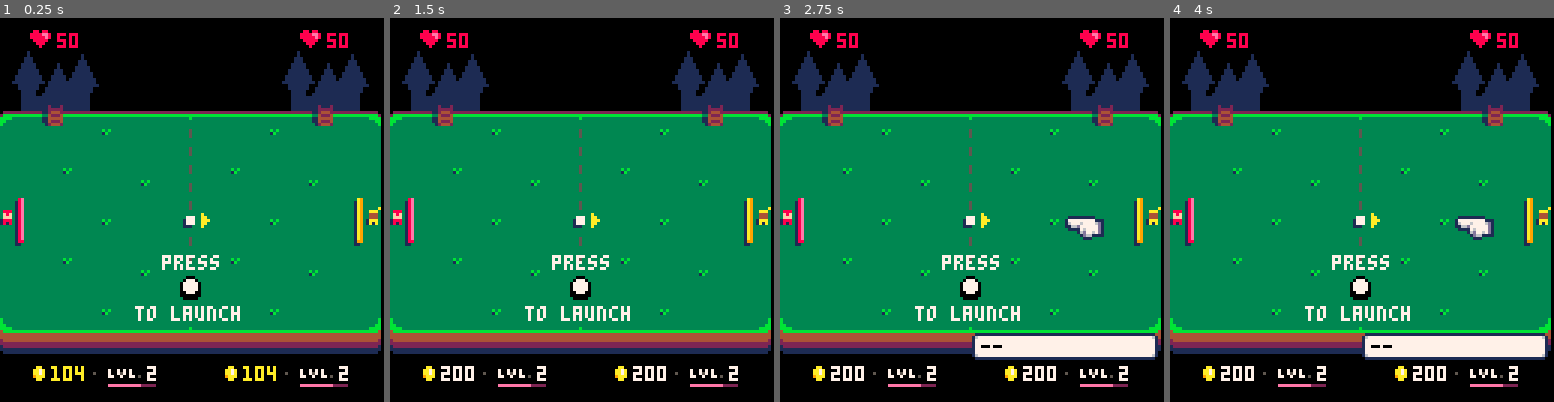
Above: before the commit, frames 1-4 (left to right).
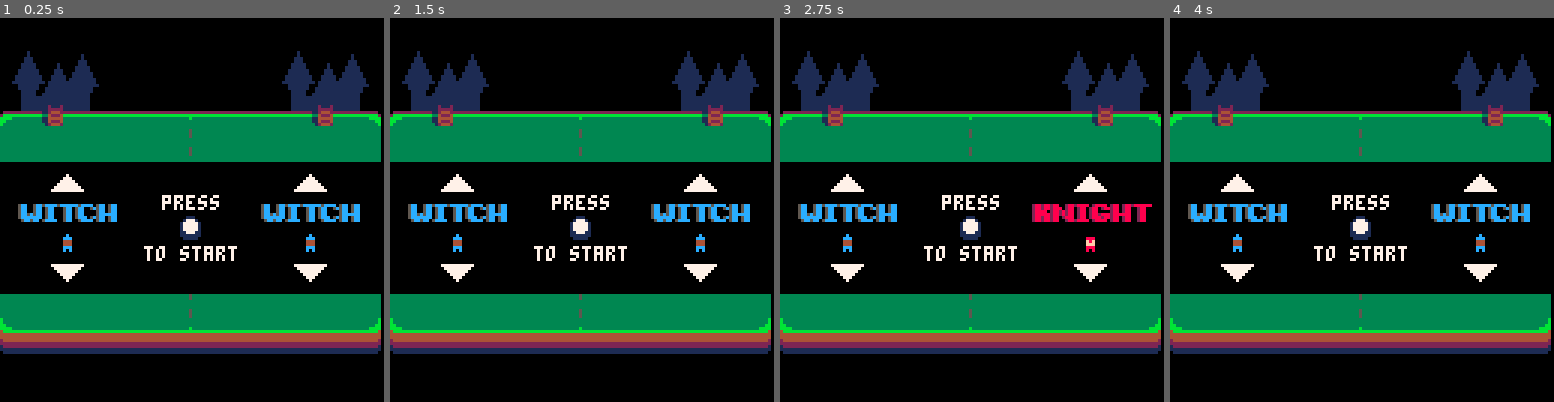
Above: after the commit, the same moments.

Repository: aylanonsense/arpongi
Game: PICO-8 cartridge cart.p8
The game is run twice, just before and just after one commit, with the same random seed, the same clock (stepped at 60 frames per second) and the same inputs.
Inputs:
- Up to frame 1 (0.25 s): no input
- Up to frame 2 (1.5 s): tap X (X key) at 0.33, 1.07 s; tap O (Z key) at 0.7 s
- Up to frame 3 (2.75 s): hold Right 1.6-2.1 s; tap O (Z key) at 1.7, 2.1, 2.5 s; tap X (X key) at 1.85 s; hold Up 2.15-2.42 s; hold Right from 2.47 s (still down)
- Up to frame 4 (4 s): tap O (Z key) at 2.9, 3.3, 3.7 s; tap X (X key) at 2.97 s; release Right at 3.03 s; hold Left 3.08-3.58 s; hold Down 3.63-3.97 s

The runs differ from the first frame. In frame 1, 36% of the frame differs, in the area x 0-100%, y 3-97%; in frame 2, 36%; in frame 3, 40%; in frame 4, 40%.

Commit message:
We gohtsa good ol' characta select scraen for 'em picky toypes

Diff:
--- a/cart.p8
+++ b/cart.p8
@@ -17,6 +18,7 @@
 		building destroyed
 		building triggered
 		building upgraded
+	repair option
 
 
 	menu items are greyed out when unuseable
@@ -115,6 +117,13 @@
 		is_commander=true,
 		is_frozen=false,
 		init=function(self)
+			spawn_entity("spark_explosion",self.x+self.width/2,self.y+self.height/2,{
+				color=self.colors[2],
+				speed=4,
+				num_sparks=30,
+				variation=0.5,
+				frames_to_death=30
+			})
 			self.health=spawn_entity("health_counter",ternary(self.is_facing_left,100,10),4,{
 				commander=self
 			})
@@ -237,7 +246,7 @@
 		end,
 		upgrade=function(self,building)
 			local cost=building.upgrade_options[building.upgrades+1][3]
-			if self.gold.amount>=cost then
+			if ((building.upgrades==0 and self.xp.level>=3) or (building.upgrades==1 and self.xp.level>=6)) and self.gold.amount>=cost then
 				self.gold:add(-cost)
 				building.upgrades+=1
 				building.max_hit_points+=75
@@ -246,7 +255,7 @@
 			end
 		end
 	},
-	wizard={
+	witch={
 		extends="commander",
 		colors={13,12,12,4},
 		sprite=0
@@ -310,7 +319,7 @@
 	},
 	gold_counter={
 		extends="counter",
-		amount=200,
+		amount=800,
 		max_amount=999,
 		min_tick=9,
 		max_tick=16,
@@ -330,18 +339,37 @@
 		end
 	},
 	xp_counter={
-		amount=500,
-		max_amount=1000,
+		amount=0,
+		max_amount=40,
 		extends="counter",
-		min_tick=18,
-		max_tick=32,
+		min_tick=2,
+		max_tick=2,
 		width=16,
 		height=7,
+		level=1,
 		draw=function(self)
 			draw_sprite(24,27,11,3,self.x,self.y+1)
-			print("2",self.x+13.5,self.y+0.5,7)
+			print(self.level,self.x+13.5,self.y+0.5,7)
 			line(self.x+0.5,self.y+6.5,self.x+self.width-0.5,self.y+6.5,2)
-			line(self.x+0.5,self.y+6.5,self.x+0.5+0.7*(self.width-1),self.y+6.5,14)
+			if self.amount>0 then
+				line(self.x+0.5,self.y+6.5,self.x+0.5+(self.displayed_amount/self.max_amount)*(self.width-1),self.y+6.5,14)
+			end
+		end,
+		on_add=function(self,amount)
+			if self.level>=9 then
+				self.amount=0
+				self.displayed_amount=0
+			elseif self.amount>=self.max_amount then
+				self.amount=0
+				self.displayed_amount=0
+				self.max_amount+=10
+				self.level+=1
+				spawn_entity("spark_explosion",self.x+self.width/2,self.y+self.height/2,{
+					color=14,
+					num_sparks=10,
+					speed=3
+				})
+			end
 		end
 	},
 	pop_text={
@@ -539,6 +567,7 @@
 		extends="menu",
 		draw=function(self)
 			if self.is_visible then
+				local commander=self.commander
 				local prev_choice=self.prev_choice
 				local loc=self.menu_items[self.highlighted_index]
 				self:render_pointer(loc.x,loc.y,4)
@@ -546,9 +575,17 @@
 					self:render_text(prev_choice[2],prev_choice[3],prev_choice[4])
 				elseif self.action=="upgrade" then
 					local location=self.menu_items[self.highlighted_index]
-					if location.building and location.building.is_alive then
-						local upgrade=location.building.upgrade_options[1+location.building.upgrades]
-						self:render_text(upgrade[1],upgrade[2],upgrade[3])
+					local building=location.building
+					if building and building.is_alive then
+						if building.upgrades==0 and commander.xp.level<3 then
+							self:render_text("requires lvl 3")
+						elseif building.upgrades==1 and commander.xp.level<6 then
+							self:render_text("requires lvl 6")
+						else
+							-- if building.upgrades==0 and commander.xp.level>2 or building.upgrades==
+							local upgrade=building.upgrade_options[1+building.upgrades]
+							self:render_text(upgrade[1],upgrade[2],upgrade[3])
+						end
 					else
 						self:render_text("--")
 					end
@@ -620,6 +657,7 @@
 						amount=40,
 						type="gold"
 					})
+					other.xp:add(15)
 					spawn_entity("pop_text",self.x+self.width/2,other.y+1,{
 						amount=15,
 						type="xp"
@@ -840,6 +878,86 @@
 				end
 			end
 		end
+	},
+	character_selector={
+		width=40,
+		height=36,
+		render_layer=9,
+		choice=0,
+		update=function(self)
+			if button_presses[self.player_num][2] then
+				self.choice=ternary(self.choice==0,2,self.choice-1)
+			elseif button_presses[self.player_num][3] then
+				self.choice=(self.choice+1)%3
+			end
+		end,
+		draw=function(self)
+			-- self:draw_outline(8)
+			-- draw arrows
+			draw_sprite(117,0,11,6,self.x+14,self.y,false,true)
+			draw_sprite(117,0,11,6,self.x+14,self.y+30)
+			local primary_color=({12,10,8})[self.choice+1]
+			local secondary_color=({5,4,2})[self.choice+1]
+			pal(3,secondary_color)
+			pal(11,primary_color)
+			pal(8,primary_color)
+			pal(12,primary_color)
+			-- draw the character sprite
+			draw_sprite(4*self.choice,0,4,6,self.x+17,self.y+20)
+			-- draw class name
+			draw_sprite(87,7+6*self.choice,40,6,self.x,self.y+10)
+		end
+	},
+	character_select_screen={
+		x=48,
+		y=59,
+		width=31,
+		height=22,
+		render_layer=8,
+		init=function(self)
+			self.selectors={
+				spawn_entity("character_selector",3,52,{player_num=1}),
+				spawn_entity("character_selector",84,52,{player_num=2})
+			}
+		end,
+		update=function(self)
+			local class_choices={"witch","thief","knight"}
+			local player_1_class=class_choices[self.selectors[1].choice+1]
+			local player_2_class=class_choices[self.selectors[2].choice+1]
+			if button_presses[1][0] then
+				button_presses[1][0]=false
+				commanders={
+					spawn_entity(player_1_class,level_bounds.left.x+6,60,{
+						player_num=1,
+						opposing_player_num=2,
+						facing_dir=1,
+						is_facing_left=false
+					}),
+					spawn_entity(player_2_class,level_bounds.right.x-8,60,{
+						player_num=2,
+						opposing_player_num=1,
+						facing_dir=-1,
+						is_facing_left=true
+					})
+				}
+				if player_1_class==player_2_class then
+					local commander=commanders[rnd_int(1,2)]
+					commander.colors={3,11,11,commander.colors[4]}
+				end
+				ball=spawn_entity("ball",62,66)
+				self.selectors[1]:die()
+				self.selectors[2]:die()
+				self:die()
+			end
+		end,
+		draw=function(self)
+			rectfill(0,self.y-10.5,127,self.y+self.height+10.5,0)
+			print("press",self.x+6.5,self.y+0.5,7)
+			print("to start",self.x+0.5,self.y+17.5,7)
+			palt(3,true)
+			draw_sprite(35,31,7,9,self.x+11.5,self.y+6)
+			-- self:draw_outline(8)
+		end
 	}
 }
 
@@ -848,21 +966,23 @@
 	freeze_frames=0
 	screen_shake_frames=0
 	entities={}
-	commanders={
-		spawn_entity("knight",level_bounds.left.x+6,60,{
-			player_num=1,
-			opposing_player_num=2,
-			facing_dir=1,
-			is_facing_left=false
-		}),
-		spawn_entity("thief",level_bounds.right.x-6-entity_classes.commander.width,60,{
-			player_num=2,
-			opposing_player_num=1,
-			facing_dir=-1,
-			is_facing_left=true
-		})
-	}
-	ball=spawn_entity("ball",62,66)
+	-- commanders={
+	-- 	spawn_entity("knight",level_bounds.left.x+6,60,{
+	-- 		player_num=1,
+	-- 		opposing_player_num=2,
+	-- 		facing_dir=1,
+	-- 		is_facing_left=false
+	-- 	}),
+	-- 	spawn_entity("thief",level_bounds.right.x-6-entity_classes.commander.width,60,{
+	-- 		player_num=2,
+	-- 		opposing_player_num=1,
+	-- 		facing_dir=-1,
+	-- 		is_facing_left=true
+	-- 	})
+	-- }
+	commanders=nil
+	ball=nil--spawn_entity("ball",62,66)
+	spawn_entity("character_select_screen")
 end
 
 -- local skip_frames=0
@@ -904,24 +1024,26 @@
 		end
 	end
 	-- check for troop fights
-	for i=1,5 do
-		local farthest_left
-		local farthest_right
-		local j
-		local troop
-		for troop in all(commanders[1].army.troops) do
-			if troop.battle_line==i and (not farthest_right or troop.x>farthest_right.x) then
-				farthest_right=troop
-			end
-		end
-		for troop in all(commanders[2].army.troops) do
-			if troop.battle_line==i and (not farthest_left or troop.x<farthest_left.x) then
-				farthest_left=troop
-			end
-		end
-		if farthest_left and farthest_right and farthest_left.x<=farthest_right.x then
-			commanders[1].army:destroy_troop(farthest_right)
-			commanders[2].army:destroy_troop(farthest_left)
+	if commanders then
+		for i=1,5 do
+			local farthest_left
+			local farthest_right
+			local j
+			local troop
+			for troop in all(commanders[1].army.troops) do
+				if troop.battle_line==i and (not farthest_right or troop.x>farthest_right.x) then
+					farthest_right=troop
+				end
+			end
+			for troop in all(commanders[2].army.troops) do
+				if troop.battle_line==i and (not farthest_left or troop.x<farthest_left.x) then
+					farthest_left=troop
+				end
+			end
+			if farthest_left and farthest_right and farthest_left.x<=farthest_right.x then
+				commanders[1].army:destroy_troop(farthest_right)
+				commanders[2].army:destroy_troop(farthest_left)
+			end
 		end
 	end
 	-- remove dead entities
Not shown, changed: 36 lines of the sprite sheet (__gfx__) section of cart.p8
